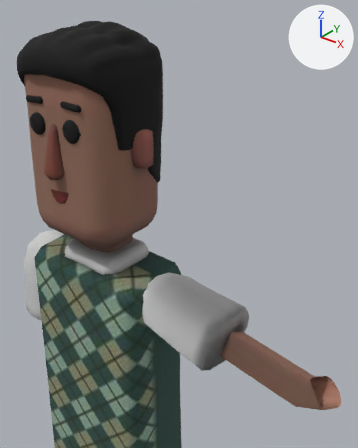
An edit to the glTF model KennyAvatar/KennyBaseModel.gltf, drawn before and after from the same camera.
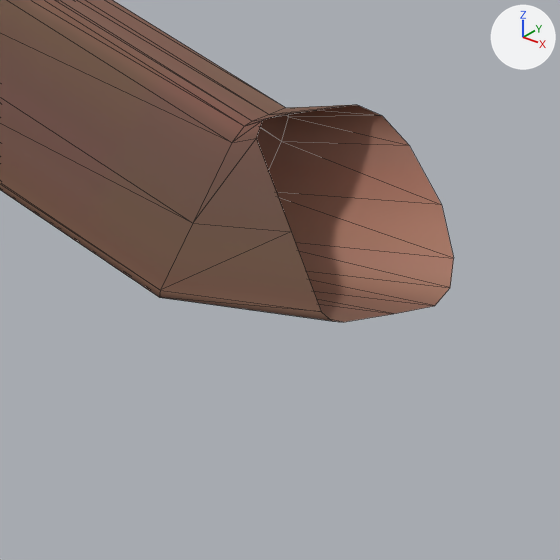
There are two pictures of each version: one from a camera (50 mm lens) standing at (36.4, -31.0, 103.4) and looking at (9.6, 2.5, 82.7), one close up on the part from 75% to 100% of the width and 80% to 100% of the height. Lighting does not change. The marker at upper right points along +X, +Y and +Z. The close-ups show mesh edges as thin lines. Where no turn or scale is listed for an object, it has been applied to the vertices. Vertices at the same position are counted once.

Objects in the first close-up: 'Arm'.
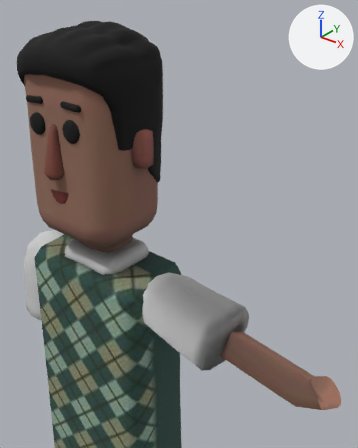
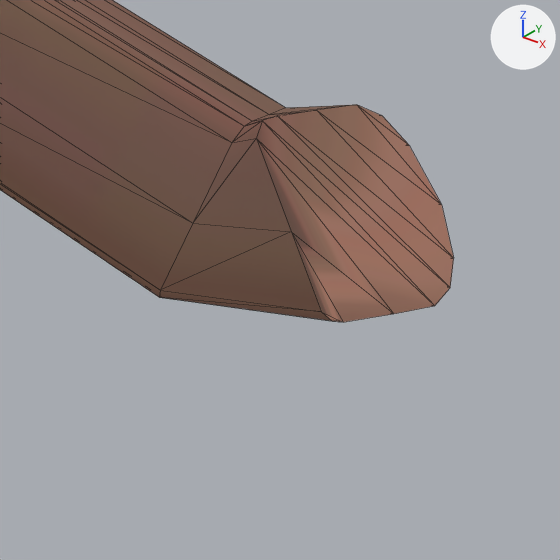
The change in detail:
me_arm is used by ob_arm; location (82.17, -23.94, 84.33).
me_arm had 48 vertices, 64 faces and spanned x -66.26..-54.28, y 22.75..26.37, z -13.46..-9.32.
me_arm now has 48 vertices, 78 faces and spans x -66.26..-54.28, y 22.75..26.37, z -13.46..-9.32.
Part 1, on me_arm:
14 new faces join them.

Location of each change, [x1, y1, x2, y2] in pixels of the close-ups (560 x 560 px):
part 1 of me_arm, added (brown)
    after: [256, 105, 454, 322]
